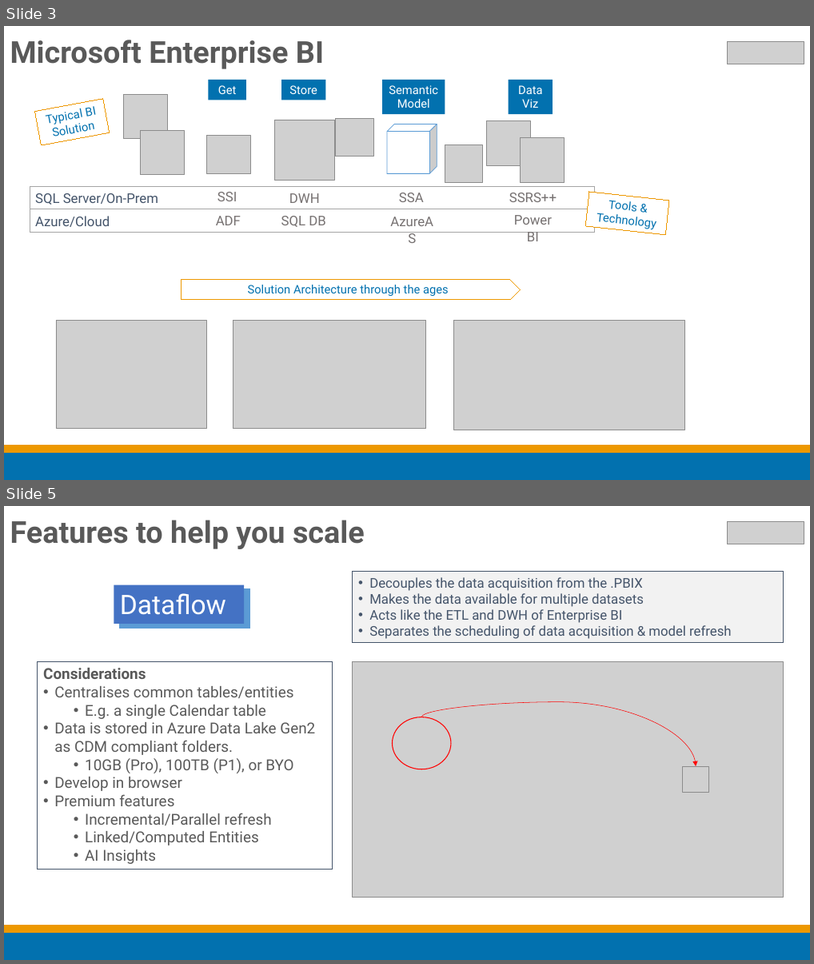
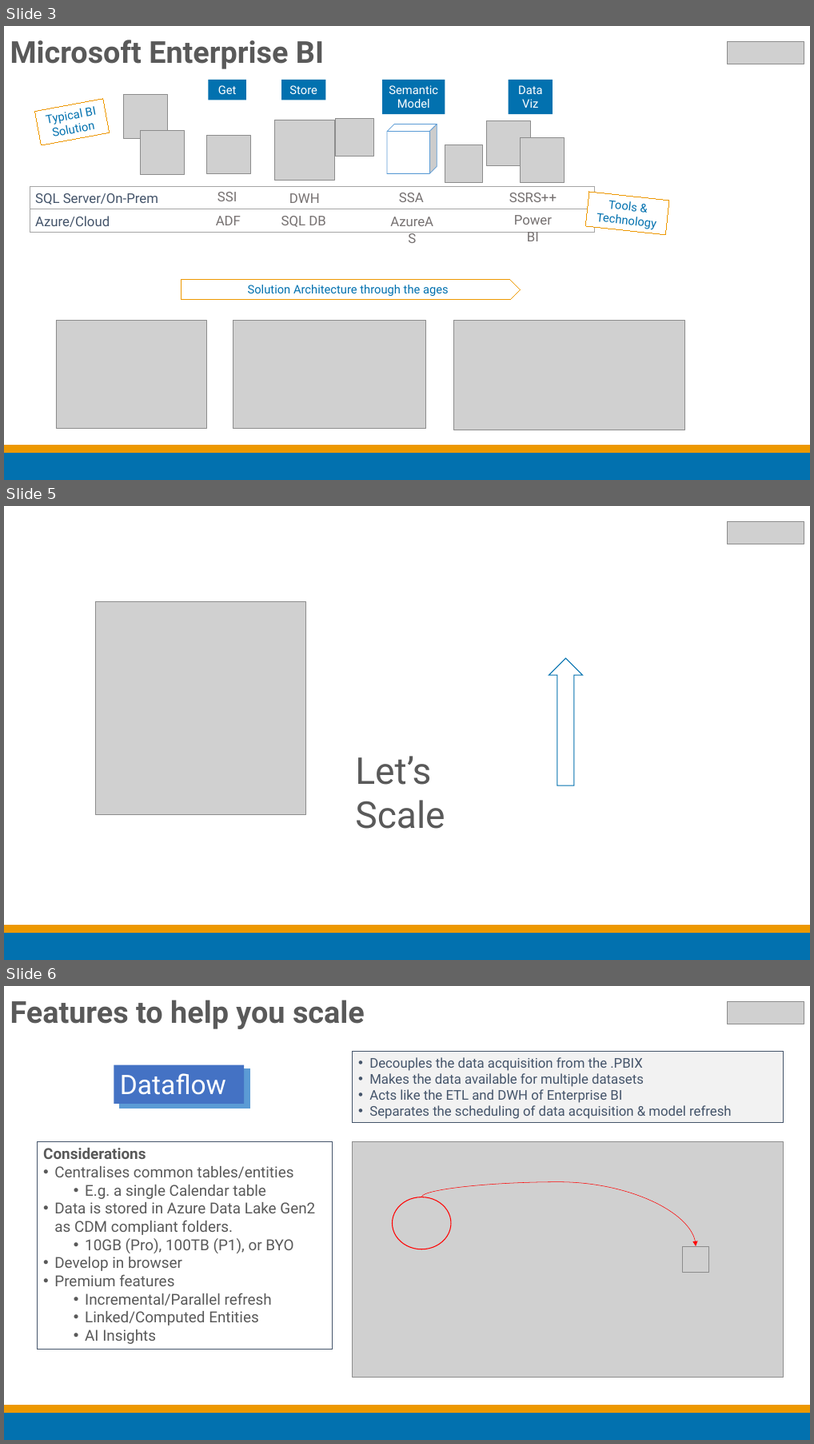
Before and after one commit to datalineo/sessions, a slide deck: Evolve Power BI Architecture/Evolving your Power BI Architecture using Dataflows and Shared Datasets.pptx. Shown one above the other, each under a label of ours: slides 3 and 5 before the commit, slides 3, 5 and 6 after it; the slides between them are not shown. The pictures are 814x964 and 814x1444 pixels, drawn with LibreOffice and Linux fonts; fonts in the diff are those of the drawing; grey boxes stand for pictures. Boxes give left, top, right and bottom in pixels: in the first picture for what was removed or moved away, otherwise in the second. Text is boxed around its words. In the diff, an @@ line names an element or a change of style, - is before the commit and + after.

```diff
--- a/Evolve Power BI Architecture/Evolving your Power BI Architecture using Dataflows and Shared Datasets.pptx
+++ b/Evolve Power BI Architecture/Evolving your Power BI Architecture using Dataflows and Shared Datasets.pptx
@@ slide 5 added at [4,506,810,960], background #FFFFFF @@
@@ picture added at [727,522,805,544] @@
@@ picture added at [96,601,306,815] @@
@@ up arrow added at [549,659,582,785], fill #FFFFFF, outline #0271AF 1 pt @@
@@ text added at [355,756,445,828], 44 pt, text #595959 @@
+Let’s Scale
@@ rectangle added at [4,932,810,960], fill #0271AF, outline #0271AF 1 pt @@
@@ rectangle added at [4,924,810,932], fill #ED9800, outline #ED9800 1 pt @@
@@ what was slide 5 is now slide 6 @@
```
Also in this commit, not shown: 3 slides changed, 9 other files.
